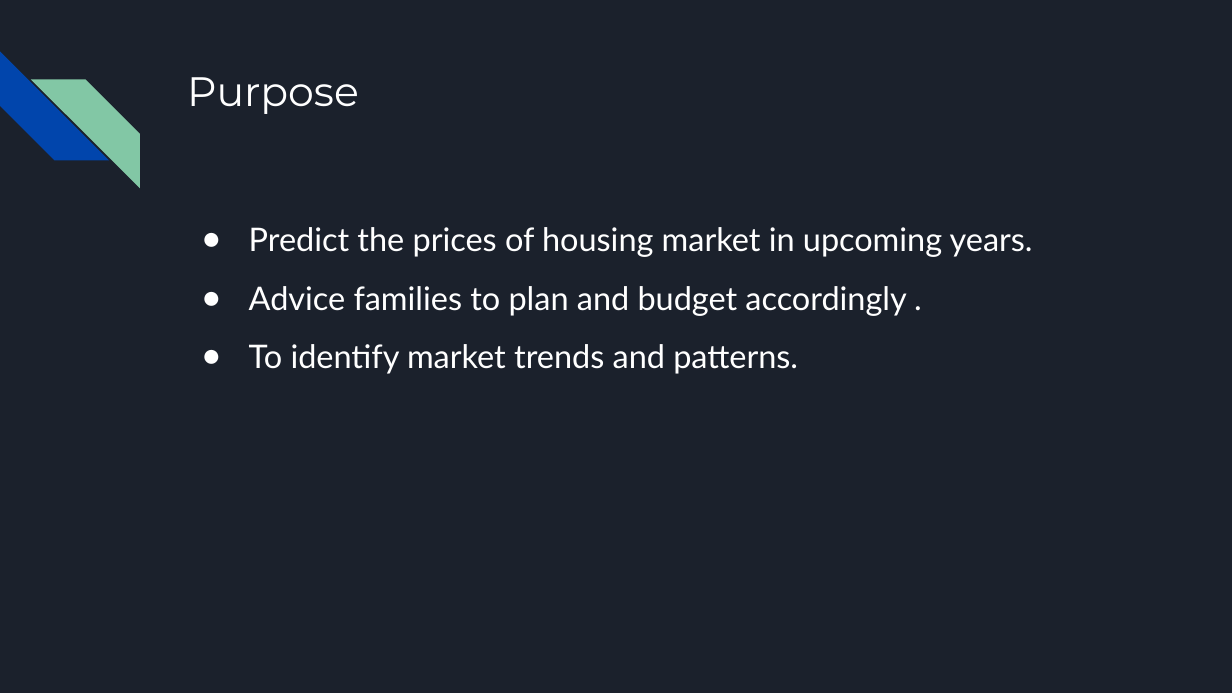
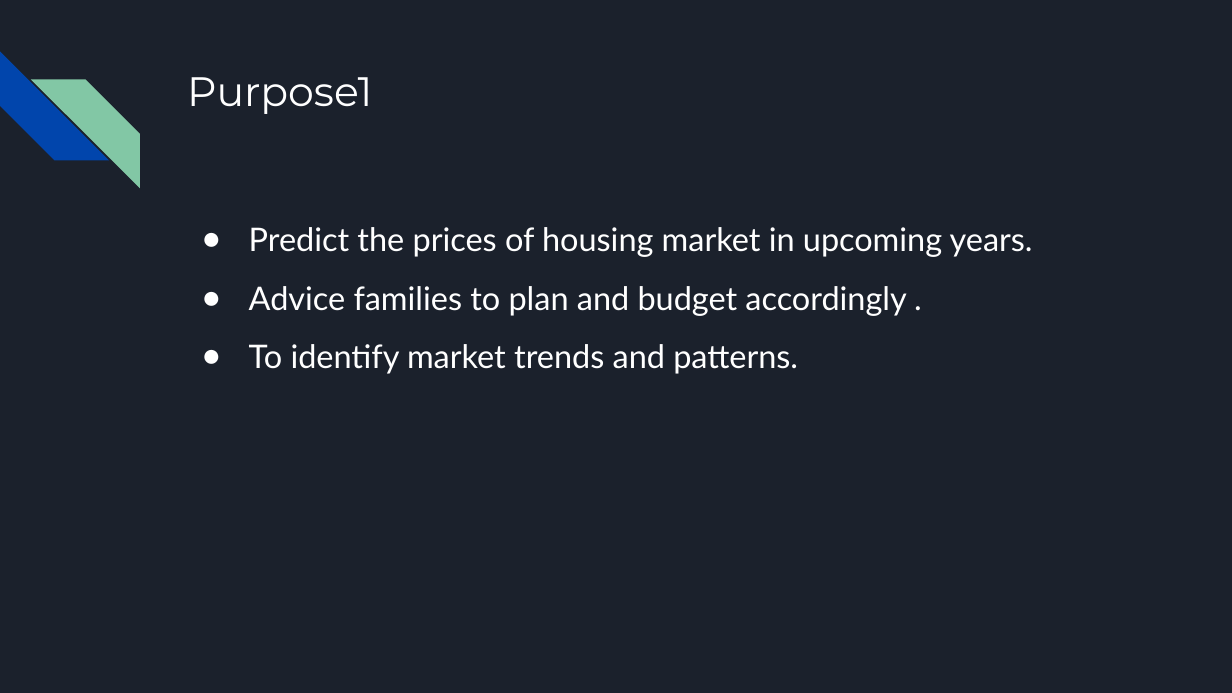
Before and after one commit to singhsukhbir1/Housing_Price_Predictions, a slide deck: slide 2 of Resources/Housing Price Predictions.pptx. Drawn at 1232x693 pixels with LibreOffice and Linux fonts; fonts in the diff are those of the drawing. Boxes give left, top, right and bottom in pixels: in the first picture for what was removed or moved away, otherwise in the second. Text is boxed around its words. In the diff, an @@ line names an element or a change of style, - is before the commit and + after.

Commit message:
Add Pupose slide

```diff
--- a/Resources/Housing Price Predictions.pptx
+++ b/Resources/Housing Price Predictions.pptx
@@ title at [187,77,372,114]: text changed @@
-Purpose
+Purpose1
```
